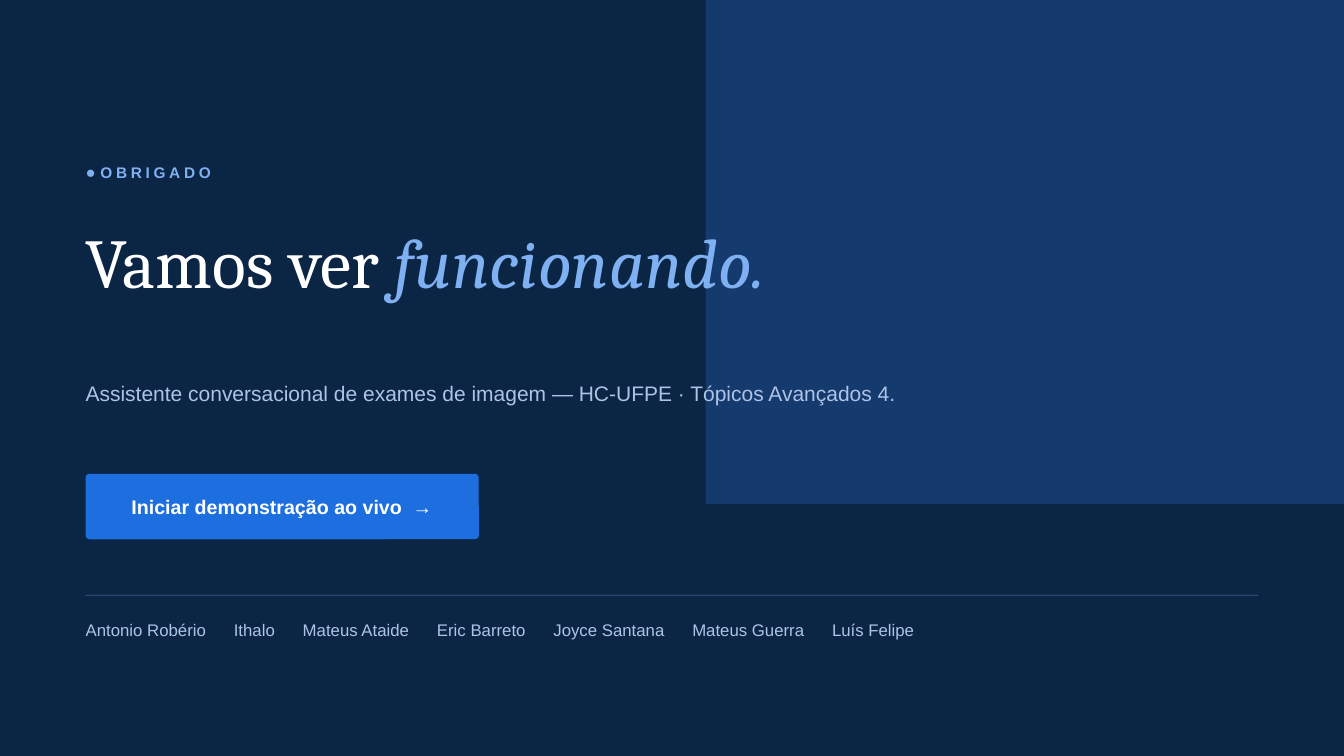
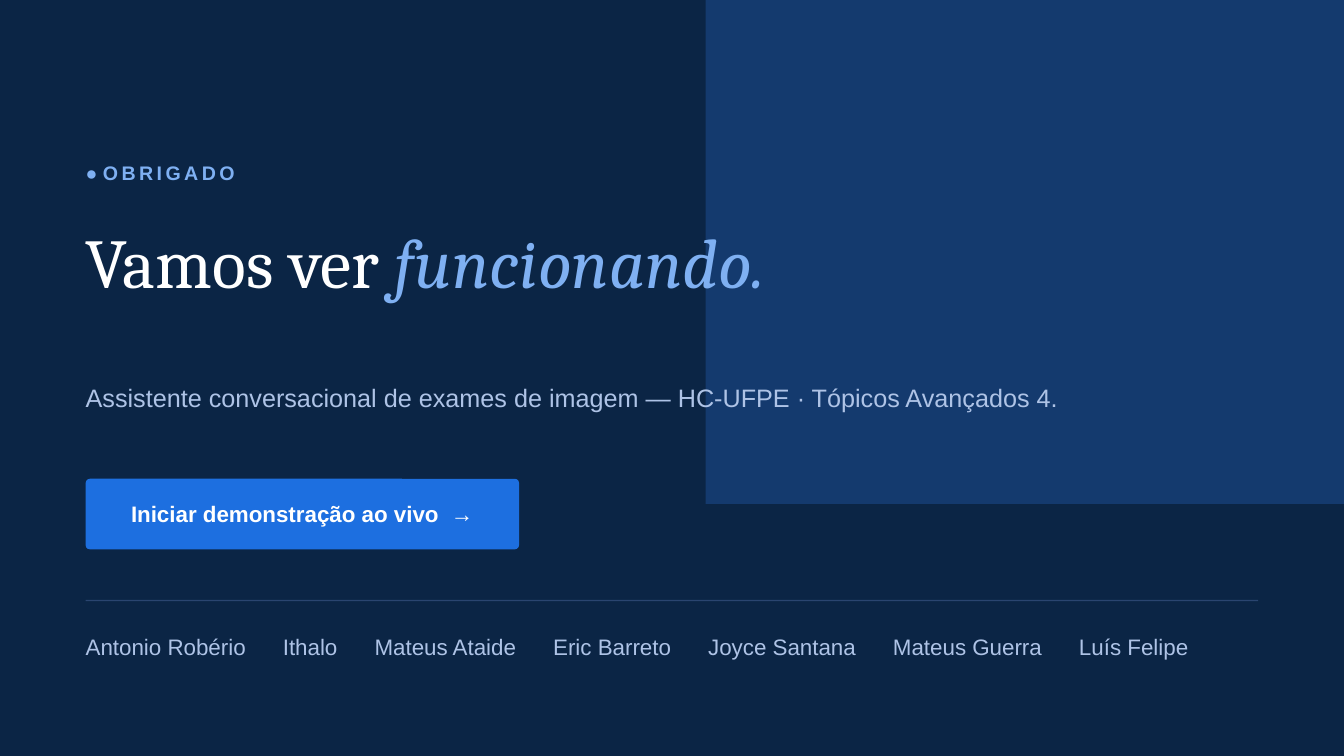
Before and after one commit to ata1de/hc-ufpe-exam-assistant, a slide deck: slide 11 of docs/Apresentacao_HC-UFPE.pptx. Drawn at 1344x756 pixels with LibreOffice and Linux fonts; fonts in the diff are those of the drawing. Boxes give left, top, right and bottom in pixels: in the first picture for what was removed or moved away, otherwise in the second. Text is boxed around its words. In the diff, an @@ line names an element or a change of style, - is before the commit and + after.

Commit message:
docs: bump presentation body text to >=18pt, drop presentation-time meta

```diff
--- a/docs/Apresentacao_HC-UFPE.pptx
+++ b/docs/Apresentacao_HC-UFPE.pptx
@@ text "● OBRIGADO" at [103, 166, 235, 180]: size 12 to 14 pt in "●"; size 11 to 14 pt, letter spacing 2.6 to 2.4 pt in "OBRIGADO" @@
@@ text "Assistente conversacional de exames de ..." at [86, 386, 1058, 412]: size 15 to 18 pt @@
@@ rounded rectangle "Iniciar demonstração ao vivo →": place and size @@
-rounded rectangle "Iniciar demonstração ao vivo →" at [86, 474, 479, 539]
+rounded rectangle "Iniciar demonstração ao vivo →" at [86, 479, 519, 549]
@@ rounded rectangle "Iniciar demonstração ao vivo →" at [86, 479, 519, 549]: size 14 to 16 pt @@
@@ text "Antonio Robério Ithalo Mateus Ataide ..." at [86, 638, 1188, 660]: size 12 to 16 pt; line spacing 1 to 1.3 @@
@@ rectangle: place and size @@
-rectangle at [86, 595, 1258, 596]
+rectangle at [86, 600, 1258, 601]
```
Also in this commit, not shown: 10 other slides changed.
